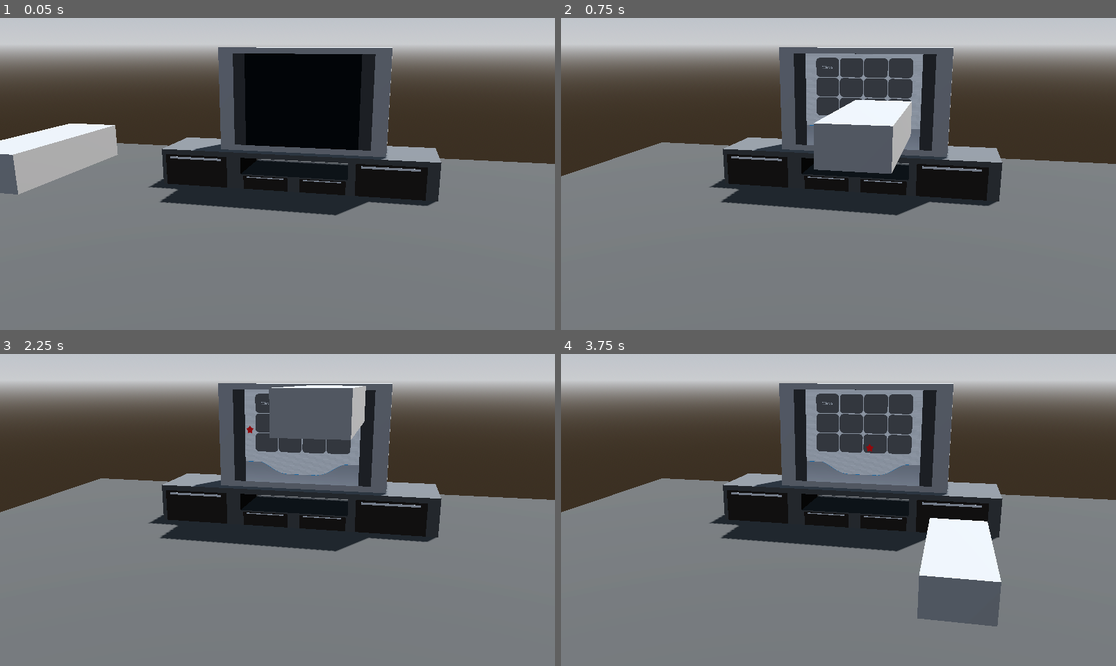
Above: before the commit, frames 1-4 (two rows, left to right).
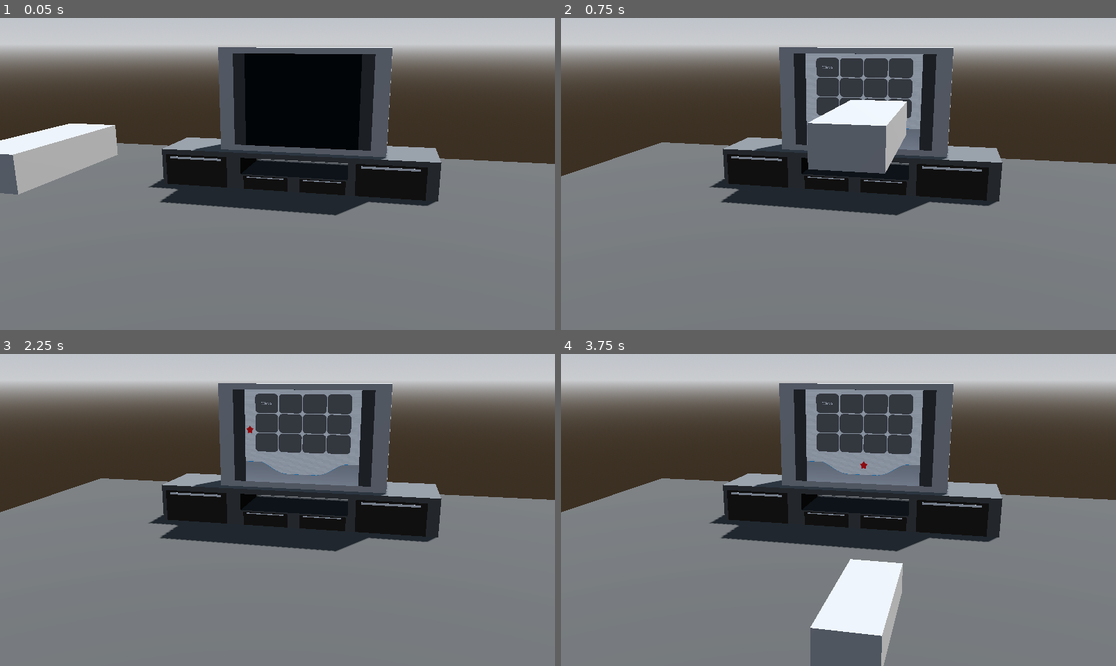
Above: after the commit, the same moments.

Repository: tylercchase/gwj-92
Game: Godot game, scene res://src/main.tscn
Two runs of this game, one before a commit and one after it. Both use one fixed random seed, a clock stepped at 60 frames per second and the inputs below.
Inputs (mouse positions are in pixels of both pictures, inside the frame that each line leads up to):
- Up to frame 1 (0.05 s): no input
- Up to frame 2 (0.75 s): tap Enter at 0.5 s; move the mouse to (960, 158) at 0.52 s; click (960, 158) at 0.6 s
- Up to frame 3 (2.25 s): tap Space at 1.25 s; move the mouse to (166, 525) at 1.27 s; click (166, 525) at 1.35 s; tap Enter at 2 s; move the mouse to (333, 441) at 2.02 s; click (333, 441) at 2.1 s
- Up to frame 4 (3.75 s): tap Space at 2.75 s; move the mouse to (810, 572) at 2.77 s; click (810, 572) at 2.85 s; tap Enter at 3.5 s; move the mouse to (1005, 556) at 3.52 s; click (1005, 556) at 3.6 s

Frame 1 is identical in both runs. In frame 2, 0.7% of the frame differs, in the area x 44-64%, y 26-50%; in frame 3, 2.8%; in frame 4, 8.9%, in the area x 44-80%, y 28-100%.

Commit message:
feat: add selection screen

Diff:
--- a/project.godot
+++ b/project.godot
@@ -19,6 +19,10 @@
 
 Events="*uid://cxiaf0fthcfg8"
 
+[editor_plugins]
+
+enabled=PackedStringArray("res://addons/rider-plugin/plugin.cfg")
+
 [global_group]
 
 real_remote="Remote in the real world that the player controls"
--- a/src/game_world.gd
+++ b/src/game_world.gd
@@ -3,8 +3,8 @@
 @export var test_scene: PackedScene
 @export var tv_mesh: MeshInstance3D
 
-func _ready() -> void:
-    Events.scene_changed.connect(_on_scene_change)
+# func _ready() -> void:
+#     Events.scene_changed.connect(_on_scene_change)
 
 
 func _on_scene_change(path):
--- a/src/main.tscn
+++ b/src/main.tscn
@@ -155,7 +155,7 @@
 
 [node name="Wii Remote" parent="." unique_id=2037275998 instance=ExtResource("2_gh0ne")]
 transform = Transform3D(1, 0, 0, 0, 1, 0, 0, 0, 1, -0.4062095, 1.6362845, 2.579)
-clamp_values = Vector2(0.4, 0.4)
+clamp_values = Vector2(0.4, 0.8)
 
 [node name="Camera3D" type="Camera3D" parent="." unique_id=350836536]
 transform = Transform3D(0.9748313, -0.0565399, 0.21565531, 0, 0.9673076, 0.253606, -0.22294387, -0.24722305, 0.94296175, 1.184, 2.143, 4.598)
--- /dev/null
+++ b/src/menues/home.gd
@@ -0,0 +1,28 @@
+extends Control
+
+@export var buttons: Control
+@export var selection_button: Control
+@export var menu_button: Button
+@export var start_button: Button
+@export var animations: AnimationPlayer
+
+var current_target: String = ""
+
+func _ready() -> void:
+	for button in buttons.get_children():
+		if button is Button:
+			button.pressed.connect(_on_button_pressed.bind(button))
+	start_button.pressed.connect(_on_start_button)
+	menu_button.pressed.connect(_on_menu_button)
+
+func _on_button_pressed(button):
+	if button is SceneButton:
+		current_target = button.target_scene_path
+		print(button)
+
+func _on_start_button():
+	if len(current_target) > 0:
+		Events.emit_selected_scene(current_target)
+
+func _on_menu_button():
+	current_target = ""
--- a/src/menues/home.tscn
+++ b/src/menues/home.tscn
@@ -1,6 +1,7 @@
 [gd_scene format=3 uid="uid://c0dd5mo4x2fvb"]
 
 [ext_resource type="Texture2D" uid="uid://bnvau4glltk31" path="res://assets/menu/base_home_button.svg" id="1_2ep87"]
+[ext_resource type="Script" uid="uid://mvwjrm3c5swl" path="res://src/menues/home.gd" id="1_ah50p"]
 [ext_resource type="Texture2D" uid="uid://chrhbmg6lj2o2" path="res://assets/menu/background.png" id="1_dremb"]
 [ext_resource type="Script" uid="uid://cqkhpmrx0xgtt" path="res://src/menues/menu_interface.gd" id="1_tu8i5"]
 [ext_resource type="Texture2D" uid="uid://drqs4hggke4uf" path="res://assets/menu/home_bottom_section.svg" id="2_w7c6r"]
@@ -10,7 +11,26 @@
 
 [sub_resource type="StyleBoxEmpty" id="StyleBoxEmpty_v33yu"]
 
-[node name="Home" type="Control" unique_id=2082616120]
+[sub_resource type="StyleBoxFlat" id="StyleBoxFlat_v33yu"]
+bg_color = Color(0.92535293, 0.9253528, 0.9253529, 1)
+
+[sub_resource type="StyleBoxFlat" id="StyleBoxFlat_ah50p"]
+bg_color = Color(0.79199904, 0.79199916, 0.7919989, 1)
+
+[sub_resource type="StyleBoxFlat" id="StyleBoxFlat_pvqsx"]
+bg_color = Color(1, 1, 1, 1)
+border_width_left = 2
+border_width_top = 2
+border_width_right = 2
+border_width_bottom = 2
+border_color = Color(0.012356415, 0.510351, 0.56231034, 1)
+corner_radius_top_left = 22
+corner_radius_top_right = 21
+corner_radius_bottom_right = 22
+corner_radius_bottom_left = 29
+corner_detail = 20
+
+[node name="Home" type="Control" unique_id=2082616120 node_paths=PackedStringArray("buttons", "selection_button", "menu_button", "start_button", "animations")]
 layout_mode = 3
 anchor_left = -0.5
 anchor_top = -0.5
@@ -22,27 +42,34 @@
 offset_bottom = -128.0
 grow_horizontal = 2
 grow_vertical = 2
+script = ExtResource("1_ah50p")
+buttons = NodePath("HomeButtons/VFlowContainer/MarginContainer/HFlowContainer")
+selection_button = NodePath("HomeSelection/VBoxContainer/PanelContainer/HBoxContainer")
+menu_button = NodePath("HomeSelection/VBoxContainer/PanelContainer/HBoxContainer/Button")
+start_button = NodePath("HomeSelection/VBoxContainer/PanelContainer/HBoxContainer/Button2")
+animations = NodePath("AnimationPlayer")
 
-[node name="Background" type="Sprite2D" parent="." unique_id=1697917486]
-position = Vector2(329, 242)
-scale = Vector2(1.1133333, 1.05)
-texture = ExtResource("1_dremb")
-
-[node name="PanelContainer" type="PanelContainer" parent="." unique_id=1308440580]
+[node name="HomeButtons" type="PanelContainer" parent="." unique_id=1308440580]
 layout_mode = 1
 anchors_preset = 15
 anchor_right = 1.0
 anchor_bottom = 1.0
+offset_top = -9.0
 offset_right = 10.0
-offset_bottom = -3.0517578e-05
+offset_bottom = 9.0
 grow_horizontal = 2
 grow_vertical = 2
 theme_override_styles/panel = SubResource("StyleBoxEmpty_v33yu")
 
-[node name="VFlowContainer" type="VBoxContainer" parent="PanelContainer" unique_id=139458730]
+[node name="Background" type="Sprite2D" parent="HomeButtons" unique_id=1697917486]
+position = Vector2(329, 251)
+scale = Vector2(1.1133333, 1.05)
+texture = ExtResource("1_dremb")
+
+[node name="VFlowContainer" type="VBoxContainer" parent="HomeButtons" unique_id=139458730]
 layout_mode = 2
 
-[node name="MarginContainer" type="MarginContainer" parent="PanelContainer/VFlowContainer" unique_id=1239262665]
+[node name="MarginContainer" type="MarginContainer" parent="HomeButtons/VFlowContainer" unique_id=1239262665]
 layout_mode = 2
 size_flags_vertical = 3
 theme_override_constants/margin_left = 50
@@ -50,18 +77,18 @@
 theme_override_constants/margin_right = 50
 theme_override_constants/margin_bottom = 50
 
-[node name="HFlowContainer" type="HFlowContainer" parent="PanelContainer/VFlowContainer/MarginContainer" unique_id=1781190458]
+[node name="HFlowContainer" type="HFlowContainer" parent="HomeButtons/VFlowContainer/MarginContainer" unique_id=1781190458]
 custom_minimum_size = Vector2(550, 0)
 layout_mode = 2
 alignment = 1
 
-[node name="TextureButton2" type="TextureButton" parent="PanelContainer/VFlowContainer/MarginContainer/HFlowContainer" unique_id=797726890]
+[node name="TextureButton2" type="TextureButton" parent="HomeButtons/VFlowContainer/MarginContainer/HFlowContainer" unique_id=797726890]
 layout_mode = 2
 texture_normal = ExtResource("1_2ep87")
 script = ExtResource("3_v33yu")
 target_scene_path = "uid://caqqu8g7wrcvl"
 
-[node name="Label" type="Label" parent="PanelContainer/VFlowContainer/MarginContainer/HFlowContainer/TextureButton2" unique_id=1933518425]
+[node name="Label" type="Label" parent="HomeButtons/VFlowContainer/MarginContainer/HFlowContainer/TextureButton2" unique_id=1933518425]
 layout_mode = 0
 offset_right = 120.0
 offset_bottom = 96.0
@@ -69,53 +96,93 @@
 horizontal_alignment = 1
 vertical_alignment = 1
 
-[node name="TextureButton3" type="TextureButton" parent="PanelContainer/VFlowContainer/MarginContainer/HFlowContainer" unique_id=746160732]
+[node name="TextureButton3" type="TextureButton" parent="HomeButtons/VFlowContainer/MarginContainer/HFlowContainer" unique_id=746160732]
 layout_mode = 2
 texture_normal = ExtResource("1_2ep87")
 
-[node name="TextureButton4" type="TextureButton" parent="PanelContainer/VFlowContainer/MarginContainer/HFlowContainer" unique_id=166891627]
+[node name="TextureButton4" type="TextureButton" parent="HomeButtons/VFlowContainer/MarginContainer/HFlowContainer" unique_id=166891627]
 layout_mode = 2
 texture_normal = ExtResource("1_2ep87")
 
-[node name="TextureButton5" type="TextureButton" parent="PanelContainer/VFlowContainer/MarginContainer/HFlowContainer" unique_id=1266480087]
+[node name="TextureButton5" type="TextureButton" parent="HomeButtons/VFlowContainer/MarginContainer/HFlowContainer" unique_id=1266480087]
 layout_mode = 2
 texture_normal = ExtResource("1_2ep87")
 
-[node name="TextureButton6" type="TextureButton" parent="PanelContainer/VFlowContainer/MarginContainer/HFlowContainer" unique_id=1833137416]
+[node name="TextureButton6" type="TextureButton" parent="HomeButtons/VFlowContainer/MarginContainer/HFlowContainer" unique_id=1833137416]
 layout_mode = 2
 texture_normal = ExtResource("1_2ep87")
 
-[node name="TextureButton7" type="TextureButton" parent="PanelContainer/VFlowContainer/MarginContainer/HFlowContainer" unique_id=558578662]
+[node name="TextureButton7" type="TextureButton" parent="HomeButtons/VFlowContainer/MarginContainer/HFlowContainer" unique_id=558578662]
 layout_mode = 2
 texture_normal = ExtResource("1_2ep87")
 
-[node name="TextureButton8" type="TextureButton" parent="PanelContainer/VFlowContainer/MarginContainer/HFlowContainer" unique_id=78234886]
+[node name="TextureButton8" type="TextureButton" parent="HomeButtons/VFlowContainer/MarginContainer/HFlowContainer" unique_id=78234886]
 layout_mode = 2
 texture_normal = ExtResource("1_2ep87")
 
-[node name="TextureButton9" type="TextureButton" parent="PanelContainer/VFlowContainer/MarginContainer/HFlowContainer" unique_id=162715090]
+[node name="TextureButton9" type="TextureButton" parent="HomeButtons/VFlowContainer/MarginContainer/HFlowContainer" unique_id=162715090]
 layout_mode = 2
 texture_normal = ExtResource("1_2ep87")
 
-[node name="TextureButton10" type="TextureButton" parent="PanelContainer/VFlowContainer/MarginContainer/HFlowContainer" unique_id=208525959]
+[node name="TextureButton10" type="TextureButton" parent="HomeButtons/VFlowContainer/MarginContainer/HFlowContainer" unique_id=208525959]
 layout_mode = 2
 texture_normal = ExtResource("1_2ep87")
 
-[node name="TextureButton11" type="TextureButton" parent="PanelContainer/VFlowContainer/MarginContainer/HFlowContainer" unique_id=830246567]
+[node name="TextureButton11" type="TextureButton" parent="HomeButtons/VFlowContainer/MarginContainer/HFlowContainer" unique_id=830246567]
 layout_mode = 2
 texture_normal = ExtResource("1_2ep87")
 
-[node name="TextureButton12" type="TextureButton" parent="PanelContainer/VFlowContainer/MarginContainer/HFlowContainer" unique_id=966879631]
+[node name="TextureButton12" type="TextureButton" parent="HomeButtons/VFlowContainer/MarginContainer/HFlowContainer" unique_id=966879631]
 layout_mode = 2
 texture_normal = ExtResource("1_2ep87")
 
-[node name="TextureButton13" type="TextureButton" parent="PanelContainer/VFlowContainer/MarginContainer/HFlowContainer" unique_id=128945580]
+[node name="TextureButton13" type="TextureButton" parent="HomeButtons/VFlowContainer/MarginContainer/HFlowContainer" unique_id=128945580]
 layout_mode = 2
 texture_normal = ExtResource("1_2ep87")
 
-[node name="TextureRect" type="TextureRect" parent="PanelContainer/VFlowContainer" unique_id=1138743191]
+[node name="TextureRect" type="TextureRect" parent="HomeButtons/VFlowContainer" unique_id=1138743191]
 layout_mode = 2
 texture = ExtResource("2_w7c6r")
+
+[node name="HomeSelection" type="PanelContainer" parent="." unique_id=1031943938]
+visible = false
+layout_mode = 0
+offset_top = -18.605
+offset_right = 611.76
+offset_bottom = 475.38998
+theme_override_styles/panel = SubResource("StyleBoxFlat_v33yu")
+
+[node name="VBoxContainer" type="VBoxContainer" parent="HomeSelection" unique_id=1196027265]
+layout_mode = 2
+alignment = 2
+
+[node name="PanelContainer" type="PanelContainer" parent="HomeSelection/VBoxContainer" unique_id=1398688439]
+custom_minimum_size = Vector2(0, 94.765)
+layout_mode = 2
+theme_override_styles/panel = SubResource("StyleBoxFlat_ah50p")
+
+[node name="HBoxContainer" type="HBoxContainer" parent="HomeSelection/VBoxContainer/PanelContainer" unique_id=1552967329]
+layout_mode = 2
+theme_override_constants/separation = 55
+alignment = 1
+
+[node name="Button" type="Button" parent="HomeSelection/VBoxContainer/PanelContainer/HBoxContainer" unique_id=567438143]
+custom_minimum_size = Vector2(264.14, 68.775)
+layout_mode = 2
+size_flags_horizontal = 4
+size_flags_vertical = 4
+theme_override_colors/font_color = Color(0, 0, 0, 1)
+theme_override_styles/normal = SubResource("StyleBoxFlat_pvqsx")
+text = "Wii Menu"
+
+[node name="Button2" type="Button" parent="HomeSelection/VBoxContainer/PanelContainer/HBoxContainer" unique_id=707365570]
+custom_minimum_size = Vector2(264.14, 68.775)
+layout_mode = 2
+size_flags_horizontal = 4
+size_flags_vertical = 4
+theme_override_colors/font_color = Color(0, 0, 0, 1)
+theme_override_styles/normal = SubResource("StyleBoxFlat_pvqsx")
+text = "Start"
 
 [node name="Cursor" type="TextureRect" parent="." unique_id=1605627675 node_paths=PackedStringArray("menu_interface", "buttons")]
 layout_mode = 0
@@ -124,7 +191,9 @@
 texture = ExtResource("4_x82vi")
 script = ExtResource("4_54oxq")
 menu_interface = NodePath("../MenuInterface")
-buttons = NodePath("../PanelContainer/VFlowContainer/MarginContainer/HFlowContainer")
+buttons = NodePath("../HomeButtons/VFlowContainer/MarginContainer/HFlowContainer")
 
 [node name="MenuInterface" type="Node" parent="." unique_id=1361649784]
 script = ExtResource("1_tu8i5")
+
+[node name="AnimationPlayer" type="AnimationPlayer" parent="." unique_id=1648528796]
--- a/src/menues/scene_button.gd
+++ b/src/menues/scene_button.gd
@@ -1,3 +1,4 @@
+class_name SceneButton
 extends TextureButton
 
 @export_file("*.tscn") var target_scene_path: String
Not shown, added: src/menues/home.gd.uid
Not shown, changed: .gitignore
